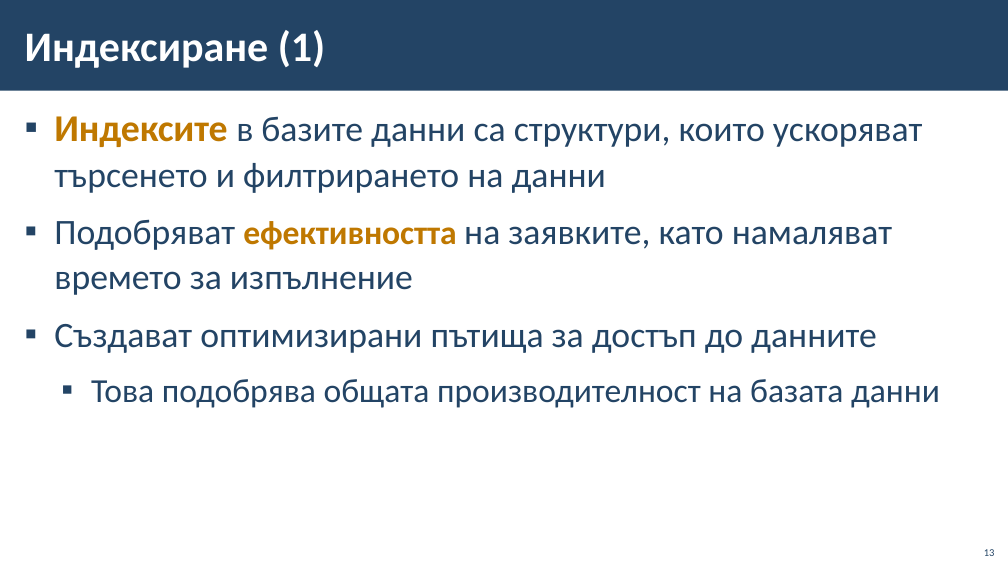
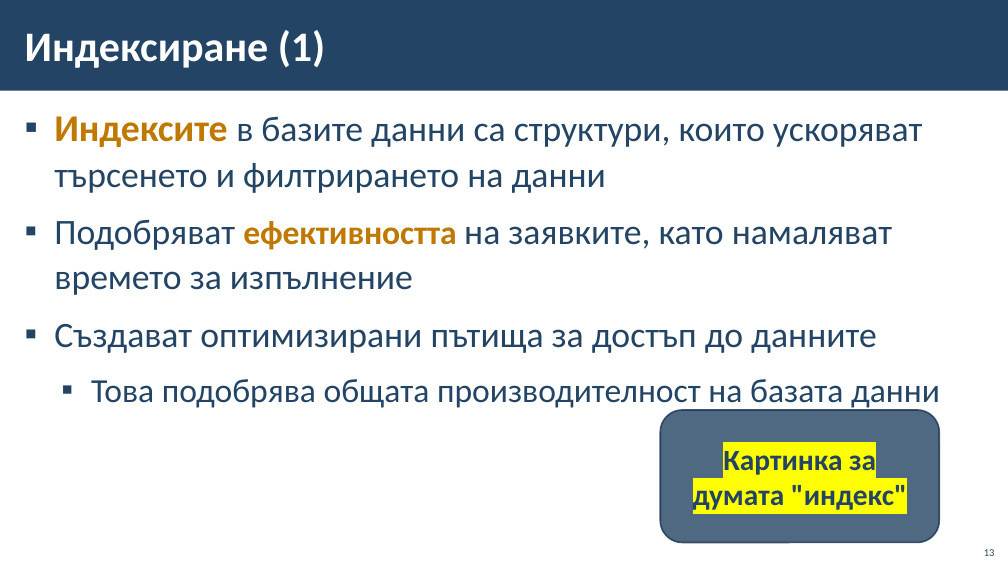
Before and after one commit to BG-IT-Edu/School-Programming, a slide deck: slide 13 of Courses/Software-Sciences/Module-3-Databases-New/01-IT-Systems/01-IT-Systems.pptx. Drawn at 1008x567 pixels with LibreOffice and Linux fonts; fonts in the diff are those of the drawing; background and template pictures are left out. Boxes give left, top, right and bottom in pixels: in the first picture for what was removed or moved away, otherwise in the second. Text is boxed around its words. In the diff, an @@ line names an element or a change of style, - is before the commit and + after.

```diff
--- a/Courses/Software-Sciences/Module-3-Databases-New/01-IT-Systems/01-IT-Systems.pptx
+++ b/Courses/Software-Sciences/Module-3-Databases-New/01-IT-Systems/01-IT-Systems.pptx
@@ rounded rectangle added at (660,410,939,542), fill #234465 at 80% opacity, outline #1A334C 1.5 pt, 28 pt, text #234465, bold @@
+Картинка за думата "индекс"
```
Also in this commit, not shown: 9 other slides changed, 5 slides added.
